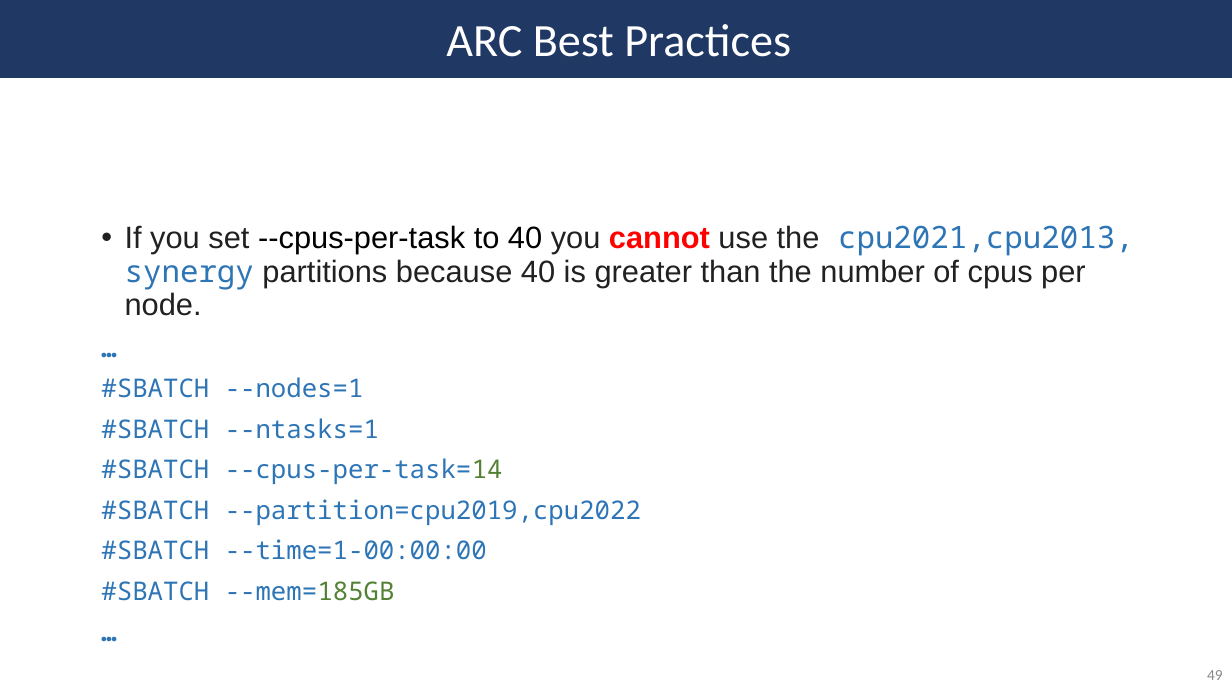
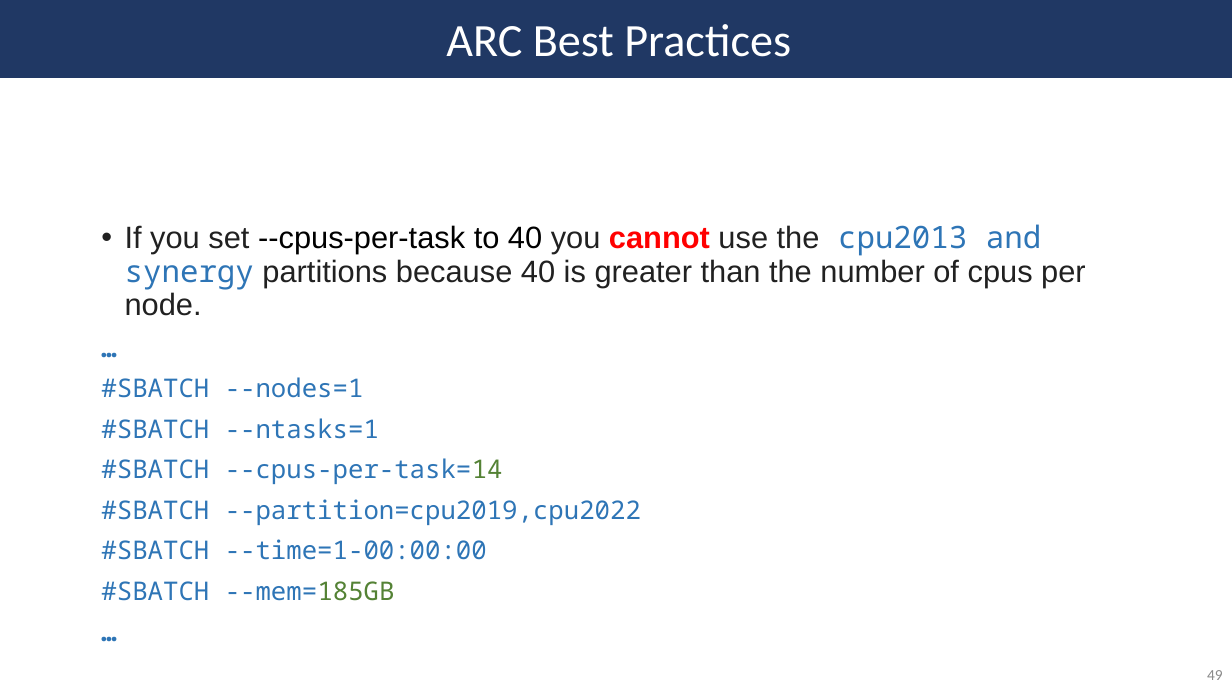
Before and after one commit to SycuroLab/arc_best_practices, a slide deck: slide 49 of arc_best_practices_presentation.pptx. Drawn at 1232x693 pixels with LibreOffice and Linux fonts; fonts in the diff are those of the drawing. Boxes give left, top, right and bottom in pixels: in the first picture for what was removed or moved away, otherwise in the second. Text is boxed around its words. In the diff, an @@ line names an element or a change of style, - is before the commit and + after.

```diff
--- a/arc_best_practices_presentation.pptx
+++ b/arc_best_practices_presentation.pptx
@@ text at (x1=125, y1=224, x2=1086, y2=316): text changed @@
-• If you set --cpus-per-task to 40 you cannot use the cpu2021,cpu2013, synergy partitions because 40 is greater than the number of cpus per node.
+• If you set --cpus-per-task to 40 you cannot use the cpu2013 and synergy partitions because 40 is greater than the number of cpus per node.
```
Also in this commit, not shown: 14 other slides changed.
